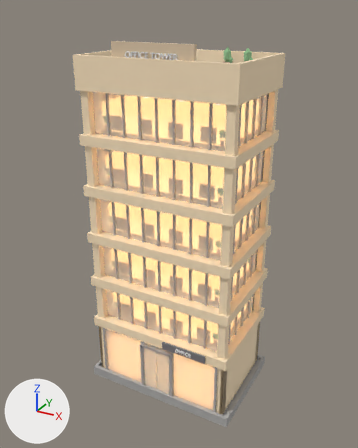
Before and after pictures for a commit that changed the glTF model assets/models/31-office-tower/31-office-tower.glb.
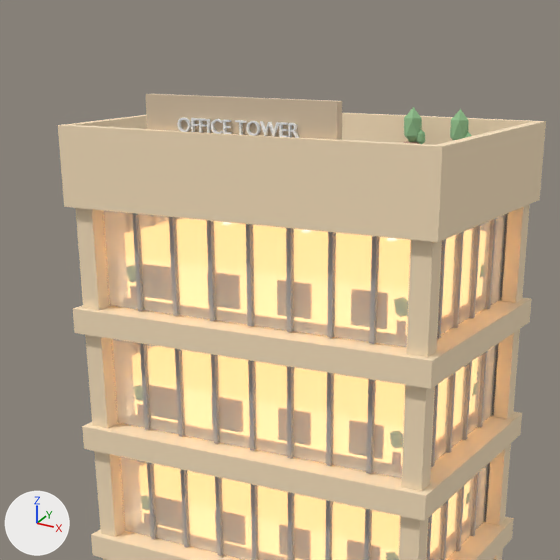
There are two pictures of each version: one whole from a 50 mm camera at (4.42, -8.11, 7.72) aimed at (-0.01, -0.05, 3.69), one close up on the part from 13% to 81% of the width and 0% to 55% of the height. Every picture has the same lights, and +X, +Y and +Z are marked at lower left. The last two pictures show the newer version. Where no turn or scale is listed for an object, it has been applied to the vertices. Vertices at exactly the same position are counted once.

Objects in the first close-up: 'B3_Glass', 'B4_Glass', 'B5_Glass', 'Column', 'Column.002', 'Column.003', 'OfficeTowerPlaque', 'ParapetF', 'ParapetR', 'RoofCactus2', 'RoofCactus3', 'Slab3', 'Slab4', 'SlabRoof', 'TowerTextMesh' and 40 more.
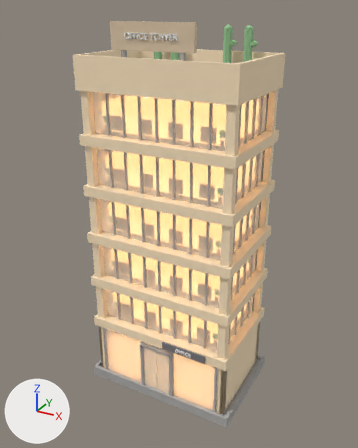
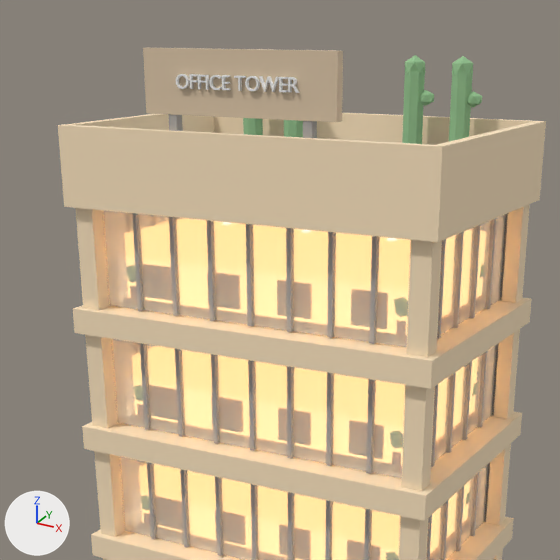
Location of each change, (x1, y1, x2, y2) in pixels of the close-ups (560 x 560 px):
'OfficeTowerPlaque', moved, rescaled
    before: (146, 94, 342, 140)
    after: (143, 48, 343, 122)
'TowerTextMesh', moved
    before: (177, 117, 299, 138)
    after: (176, 74, 300, 93)
'RoofCactus2', reshaped, moved (26% wider, 106% taller)
    before: (404, 107, 422, 142)
    after: (402, 71, 425, 144)
'RoofCactus3', reshaped, moved (25% wider, 119% taller)
    before: (450, 109, 469, 140)
    after: (449, 72, 473, 141)
'RoofCactusKnob3', added
    after: (452, 56, 473, 76)
'RoofCactusKnob2', added
    after: (405, 55, 425, 74)
part 2 of me_icosphere_026, added (green)
    after: (402, 71, 425, 144)
part 3 of me_icosphere_026, deleted (green)
    before: (404, 107, 422, 142)
part 4 of me_icosphere_028, added (green)
    after: (449, 72, 473, 141)
part 5 of me_icosphere_028, deleted (green)
    before: (450, 109, 469, 140)

What the commit changed:
me_cube_300 is used by ob_officetowerplaque; location (0.0, 0.0, 0.0).
me_cube_300 had 56 vertices, 108 faces and spanned x -0.77..0.77, y -1.0..-0.92, z 6.79..7.19.
me_cube_300 now has 56 vertices, 108 faces and spans x -0.77..0.77, y -1.0..-0.92, z 7.06..7.5.
me_cube_300 part 1: the whole mesh is scaled about its middle by (1, 1, 1.1), then moved by (0.0, 0.0, 0.29).
me_icosphere_026 is used by ob_roofcactus2; location (0.0, 0.0, 0.0).
me_icosphere_026 had 12 vertices, 20 faces and spanned x 0.476..0.624, y 0.71..0.85, z 6.741..7.038.
me_icosphere_026 now has 16 vertices, 28 faces and spans x -0.085..0.085, y -0.085..0.085, z -0.3..0.3.
me_icosphere_026 part 2: 16 vertices added at x -0.085..0.085, y -0.085..0.085, z -0.3..0.3, forming an 8-sided cylinder along z.
me_icosphere_026 part 3: 12 vertices removed from x 0.476..0.624, y 0.71..0.85, z 6.741..7.038.
me_icosphere_028 is used by ob_roofcactus3; location (0.0, 0.0, 0.0).
me_icosphere_028 had 12 vertices, 20 faces and spanned x 0.876..1.024, y 0.71..0.85, z 6.741..7.038.
me_icosphere_028 now has 16 vertices, 28 faces and spans x -0.085..0.085, y -0.085..0.085, z -0.3..0.3.
me_icosphere_028 part 4: 16 vertices added at x -0.085..0.085, y -0.085..0.085, z -0.3..0.3, forming an 8-sided cylinder along z.
me_icosphere_028 part 5: 12 vertices removed from x 0.876..1.024, y 0.71..0.85, z 6.741..7.038.
Mesh me_icosphere_028_1 is new.
It is an icosphere of 20 faces spanning x -0.085..0.085, y -0.081..0.081, z -0.095..0.095.
It uses material mat_plant (green #95c490).
Object 'TowerTextMesh' (ob_towertextmesh) moves from (0.0, -1.01, 6.99) to (0.0, -1.01, 7.28).
Object 'RoofCactus2' (ob_roofcactus2) moves from (0.0, 0.0, 0.0) to (0.55, 0.78, 7.01).
Object 'RoofCactus3' (ob_roofcactus3) moves from (0.0, 0.0, 0.0) to (0.95, 0.78, 7.01).
Object 'RoofCactusKnob3' (ob_roofcactusknob3) is new; it shows me_icosphere_028_1.
Its location is (0.95, 0.78, 7.33).
Object 'RoofCactusKnob2' (ob_roofcactusknob2) is new; it shows a copy of me_icosphere_028_1.
Its location is (0.55, 0.78, 7.33).
